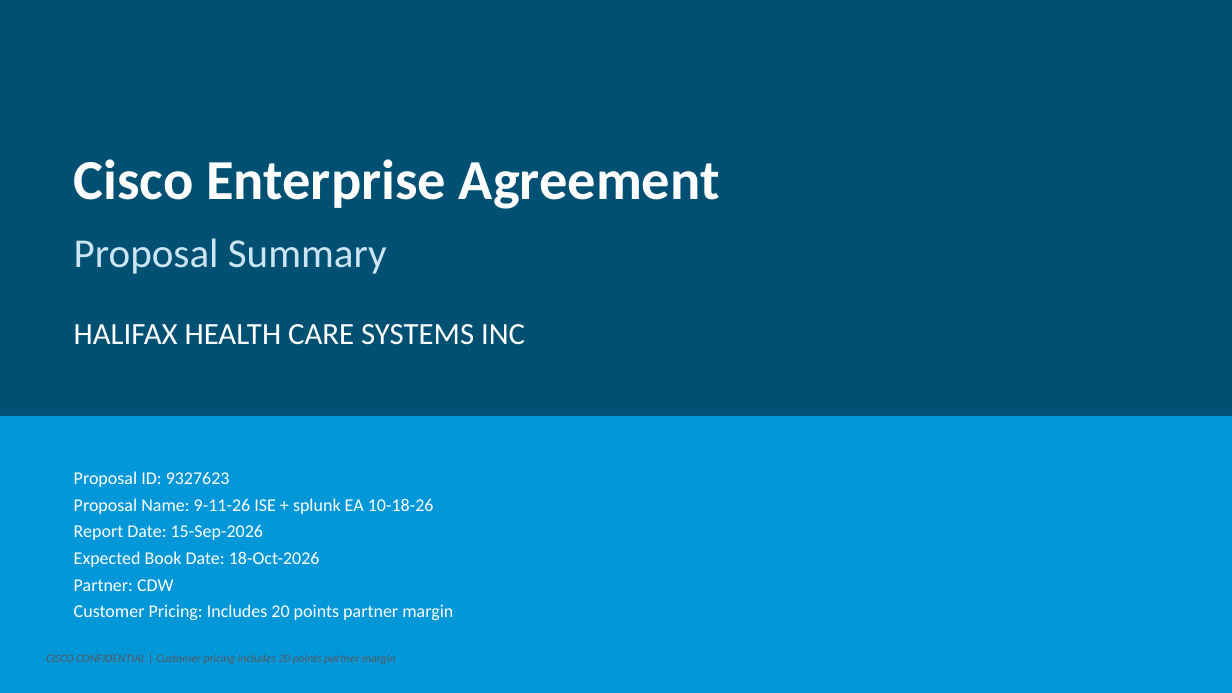
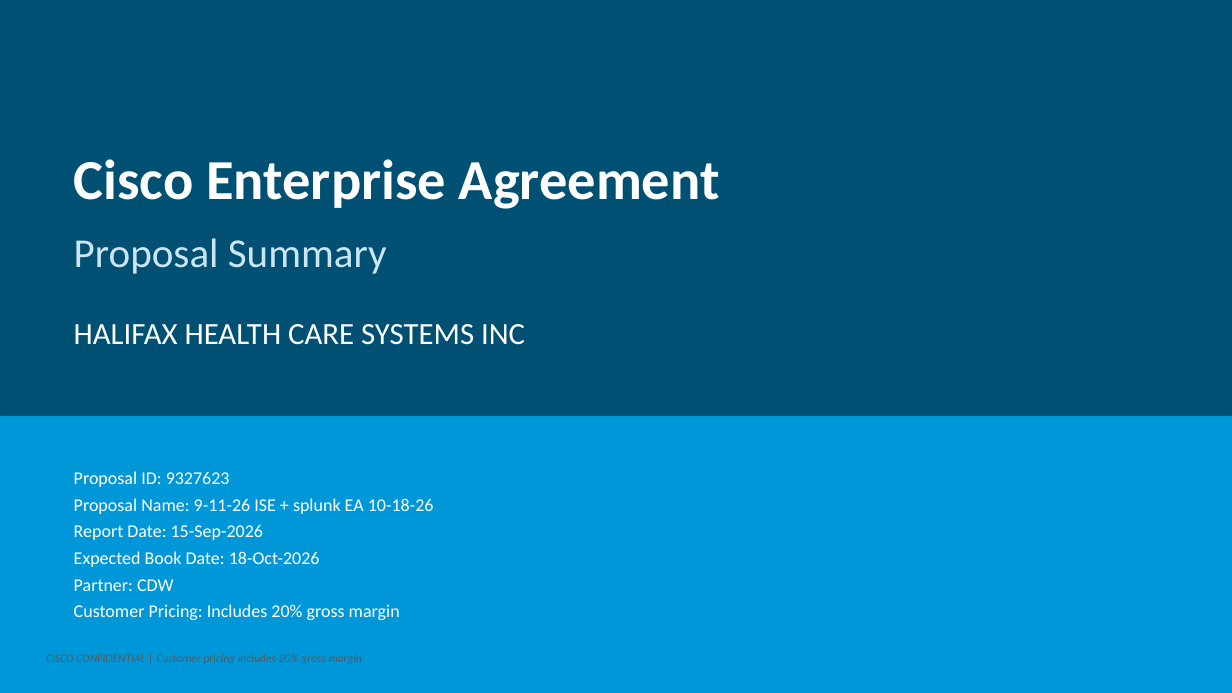
Before and after one commit to chchilds/cxvx, a slide deck: slide 1 of output/HALIFAX_HEALTH_CARE_SYSTEMS_INC_EA_Proposal_9327623.pptx. Drawn at 1232x693 pixels with LibreOffice and Linux fonts; fonts in the diff are those of the drawing. Boxes give left, top, right and bottom in pixels: in the first picture for what was removed or moved away, otherwise in the second. Text is boxed around its words. In the diff, an @@ line names an element or a change of style, - is before the commit and + after.

```diff
--- a/output/HALIFAX_HEALTH_CARE_SYSTEMS_INC_EA_Proposal_9327623.pptx
+++ b/output/HALIFAX_HEALTH_CARE_SYSTEMS_INC_EA_Proposal_9327623.pptx
@@ text at <box>74,604,400,620</box>: text changed @@
-Customer Pricing: Includes 20 points partner margin
+Customer Pricing: Includes 20% gross margin
@@ text at <box>46,654,363,664</box>: text changed @@
-CISCO CONFIDENTIAL | Customer pricing includes 20 points partner margin
+CISCO CONFIDENTIAL | Customer pricing includes 20% gross margin
```
Also in this commit, not shown: 7 other slides changed.
